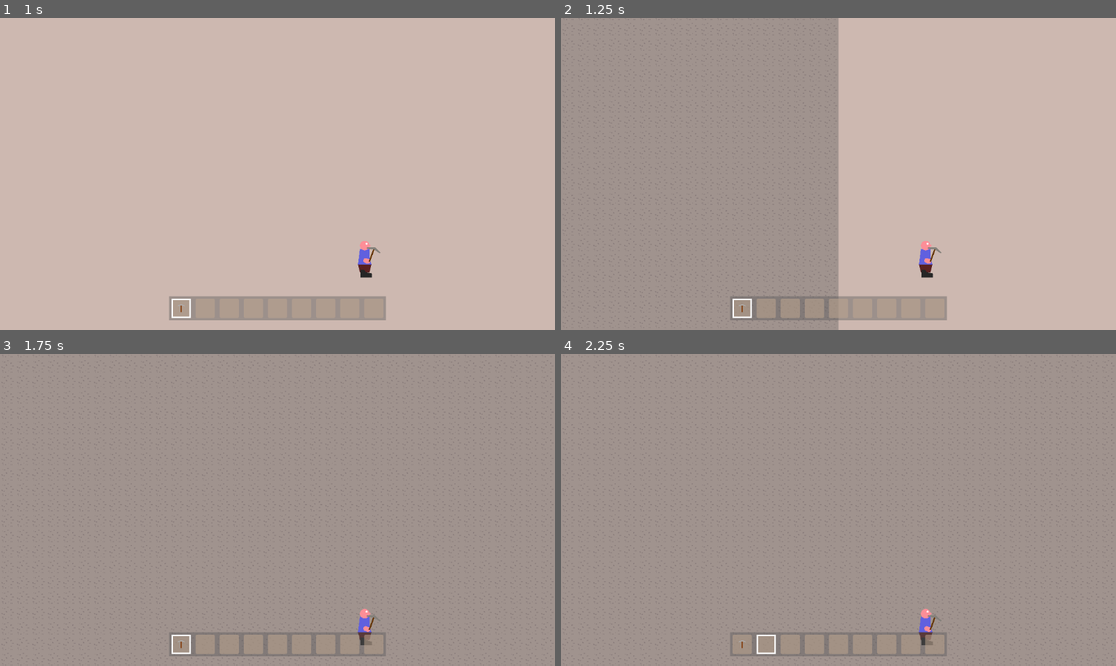
Above: before the commit, frames 1-4 (two rows, left to right).
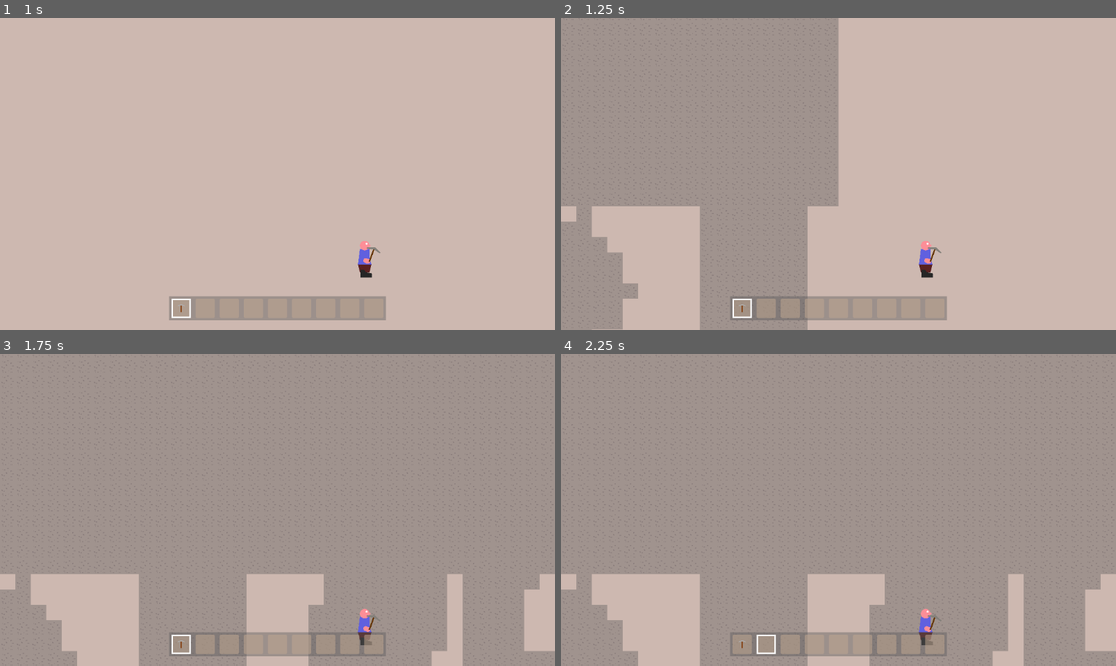
Above: after the commit, the same moments.

Repository: Griiimon/2D-Mining-Sandbox
Game: Godot game, scene res://scenes/game.tscn
Same seed, same stepped clock (60 frames per second), same inputs: the game is played once before the commit and once after it.
Inputs (mouse positions are in pixels of both pictures, inside the frame that each line leads up to):
- Up to frame 1 (1 s): tap Enter at 0.5 s; move the mouse to (399, 158) at 0.52 s; hold D (right) from 0.53 s (still down); tap X (drop_item) at 0.6 s; click (399, 158) at 0.67 s; tap Up (jump) at 0.77 s
- Up to frame 2 (1.25 s): keep holding D (right)
- Up to frame 3 (1.75 s): keep holding D (right); move the mouse to (166, 525) at 1.27 s; tap F (interact) at 1.35 s; tap Up (jump) at 1.52 s
- Up to frame 4 (2.25 s): tap Space at 2 s; move the mouse to (894, 441) at 2.02 s; release D (right) at 2.03 s; hold A (left) from 2.03 s (still down); tap E (next_hotbar_item) at 2.1 s

Frame 1 is identical in both runs. In frame 2, 8.1% of the frame differs, in the area x 0-50%, y 60-100%; in frame 3, 9.9%, in the area x 0-100%, y 70-100%; in frame 4, 9.9%.

Commit message:
update terrain generator

Diff:
--- a/scripts/resources/terrain_block_distribution.gd
+++ b/scripts/resources/terrain_block_distribution.gd
@@ -3,10 +3,26 @@
 
 @export var blocks: Array[Block]
 @export var noise: FastNoiseLite
+@export var noise_threshold: float
 
+var processed_noises: Array[FastNoiseLite]
+
+
+func initialize():
+	var seed: int= Global.game.settings.seed
+
+	if noise:
+		for i in blocks.size():
+			var new_noise: FastNoiseLite= noise.duplicate(true)
+			new_noise.seed= seed
+			processed_noises.append(new_noise)
+			seed= wrapi(seed + 100, 0, 1_000_000)
 
 
 func get_block(pos: Vector2i)-> Block:
 	if not noise:
 		return blocks[0]
+	for i in len(blocks):
+		if processed_noises[i].get_noise_2dv(pos) > noise_threshold:
+			return blocks[i]
 	return null
--- a/scripts/resources/terrain_generator.gd
+++ b/scripts/resources/terrain_generator.gd
@@ -8,10 +8,20 @@
 
 func initialize():
 	sort_instructions()
+	for instruction in sorted_instructions:
+		instruction.initialize()
 
 
 func sort_instructions():
-	sorted_instructions= instructions.duplicate()
+	var tmp_instructions:= instructions.duplicate()
+
+	while tmp_instructions:
+		var result: TerrainGeneratorInstruction
+		for instruction in tmp_instructions:
+			if not result or instruction.priority > result.priority:
+				result= instruction
+		sorted_instructions.append(result)
+		tmp_instructions.erase(result)
 
 
 func get_block_id(pos: Vector2i)-> int:
--- a/scripts/resources/terrain_generator_instruction.gd
+++ b/scripts/resources/terrain_generator_instruction.gd
@@ -7,6 +7,9 @@
 @export var distribution: TerrainBlockDistribution
 
 
+func initialize():
+	distribution.initialize()
+
 
 func get_block(pos: Vector2i)-> Block:
 	if pos.y < min_height or pos.y > max_height:
--- a/scripts/world/world.gd
+++ b/scripts/world/world.gd
@@ -1,4 +1,3 @@
-#@tool
 class_name World
 extends Node2D
 
@@ -13,6 +12,10 @@
 
 var tick_entities: Array[BaseBlockEntity]
 
+
+func _ready():
+	if generator:
+		generator.initialize()
 
 
 func _physics_process(delta):
